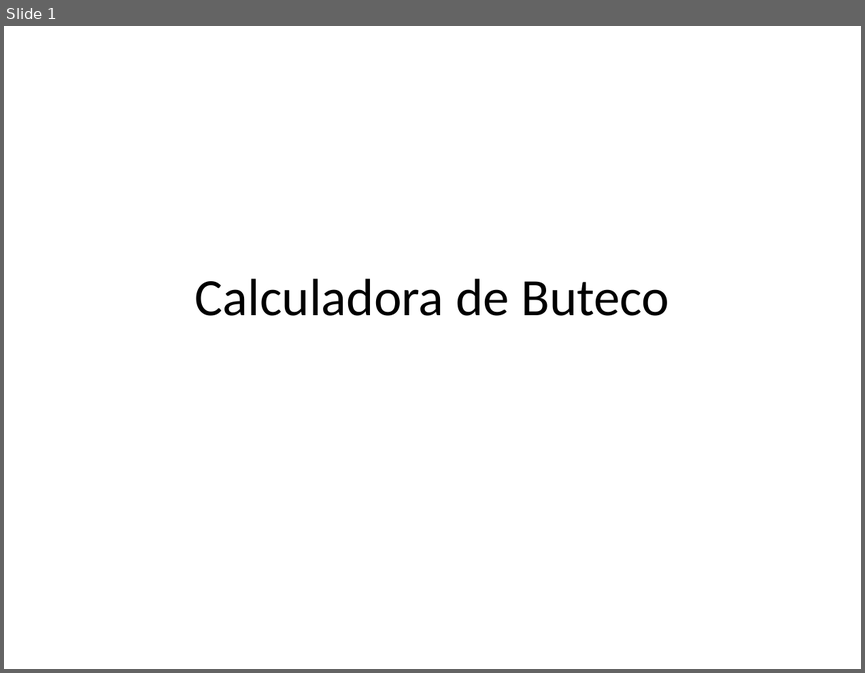
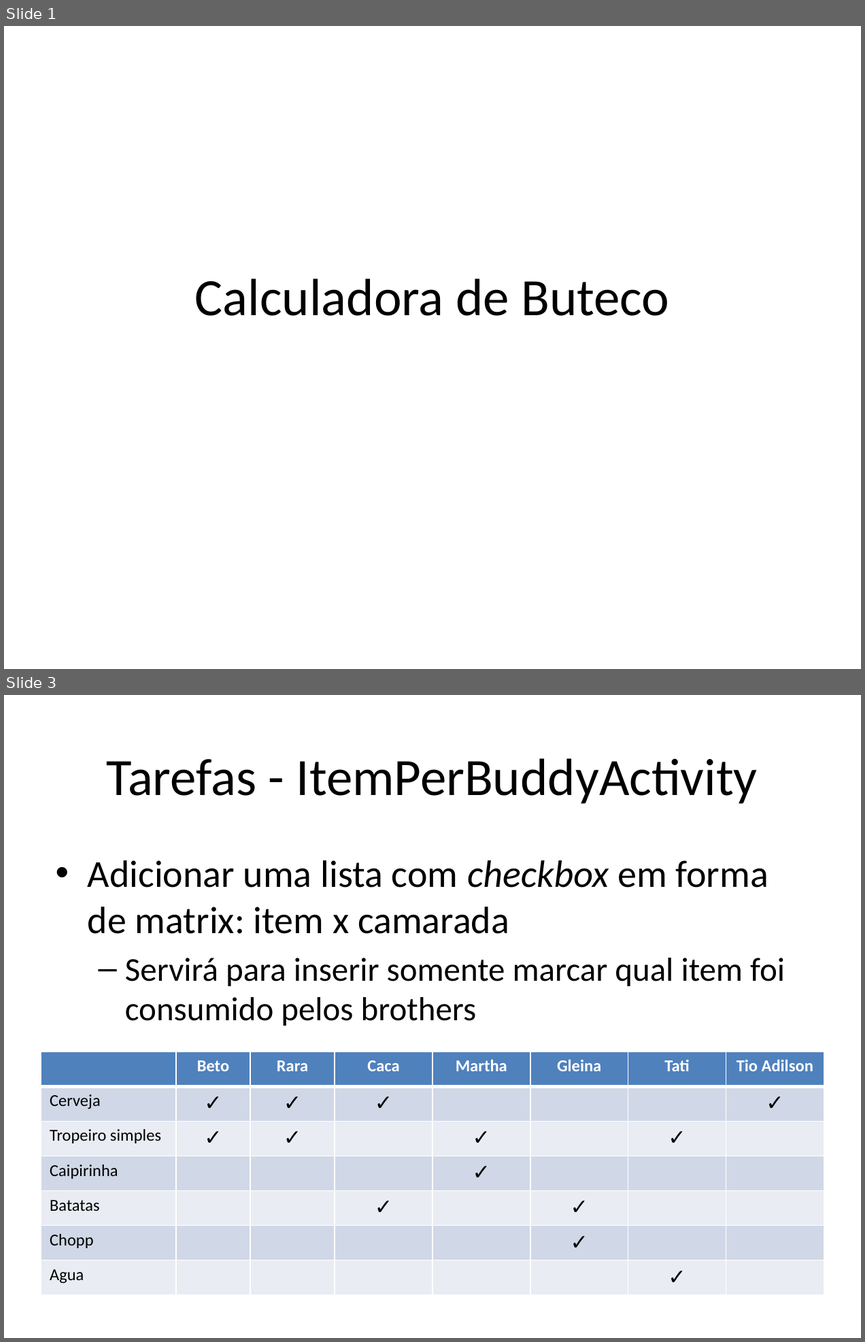
Before and after one commit to betito/proj-beto-rara, a slide deck: ButecoCalc/Calculadora de Buteco.pptx. Shown one above the other, each under a label of ours: slide 1 before the commit, slides 1 and 3 after it; the slides between them are not shown. The pictures are 865x673 and 865x1342 pixels, drawn with LibreOffice and Linux fonts; fonts in the diff are those of the drawing. Boxes give left, top, right and bottom in pixels: in the first picture for what was removed or moved away, otherwise in the second. Text is boxed around its words. In the diff, an @@ line names an element or a change of style, - is before the commit and + after.

Commit message:
Tarefas.

```diff
--- a/ButecoCalc/Calculadora de Buteco.pptx
+++ b/ButecoCalc/Calculadora de Buteco.pptx
@@ slide 3 added at [4,695,861,1338], background #FFFFFF @@
@@ title added at [107,758,757,804], 44 pt, text #000000 @@
+Tarefas - ItemPerBuddyActivity
@@ text added at [88,860,785,1025], 28 pt, text #000000 @@
+• Adicionar uma lista com checkbox em forma de matrix: item x camarada
+  – Servirá para inserir somente marcar qual item foi consumido pelos brothers
@@ table added at [41,1051,822,1295], 7 rows, 8 columns @@
+ | Beto | Rara | Caca | Martha | Gleina | Tati | Tio Adilson
+Cerveja | ✓ | ✓ | ✓ |  |  |  | ✓
+Tropeiro simples | ✓ | ✓ |  | ✓ |  | ✓ | 
+Caipirinha |  |  |  | ✓ |  |  | 
+Batatas |  |  | ✓ |  | ✓ |  | 
+Chopp |  |  |  |  | ✓ |  | 
+Agua |  |  |  |  |  | ✓ | 
```
Also in this commit, not shown: 3 other slides added, 1 slide removed.
